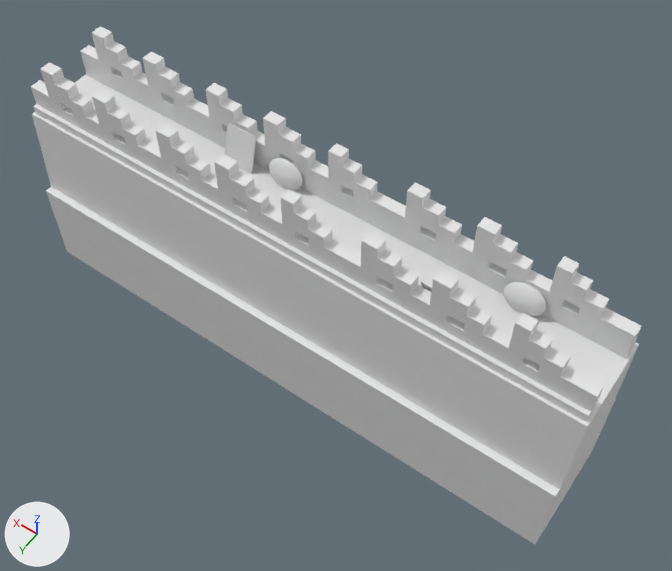
Before and after pictures for a commit that changed the COLLADA model art/meshes/structural/mochicas/wall_long.dae.
One viewpoint serves both versions: a 50 mm camera at (-19.6, 25.3, 41.9) aimed at (-1.5, 0.0, 2.1). Arrows for +X, +Y and +Z are at lower left; the lights stay in place. Where no turn or scale is listed for an object, it has been applied to the vertices.

Objects in the first picture: 'wall_long'.
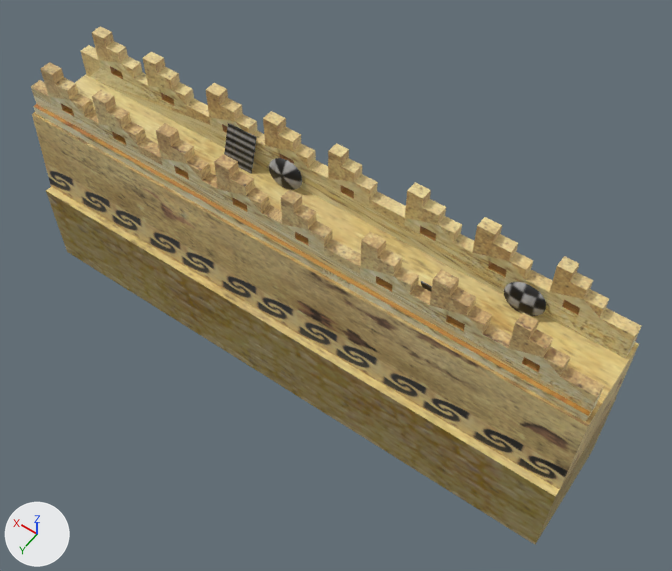
Pixel boxes (x1, y1, x2, y2) of what changed, in the pictures (672 x 571 px):
'wall_long', recoloured (grey to beige)
    both: (31, 26, 642, 544)

Patch to the scene script:
```diff
--- a/art/meshes/structural/mochicas/wall_long.dae.py
+++ b/art/meshes/structural/mochicas/wall_long.dae.py
@@ img_moch_struct_png @@
+img_moch_struct_png = load_image('moch_struct.png', '../../../textures/skins/structural/moch_struct.png', 2048, 1024, 'sRGB')
@@ mat_material @@
+mat_material = principled_material('Material')
+mat_material.texture = img_moch_struct_png
@@ me_cubo_094 @@
 me_cubo_094.from_pydata(...)  # 964 vertices, 1816 faces; spans x -16.8..17.4, y -3.1..3.6, z -4.7..10.2
-me_cubo_094.materials.append(mat_textura_edificios_mochicas_004)  # white #e7e7e7
+me_cubo_094.materials.append(mat_material)  # picture img_moch_struct_png
```
